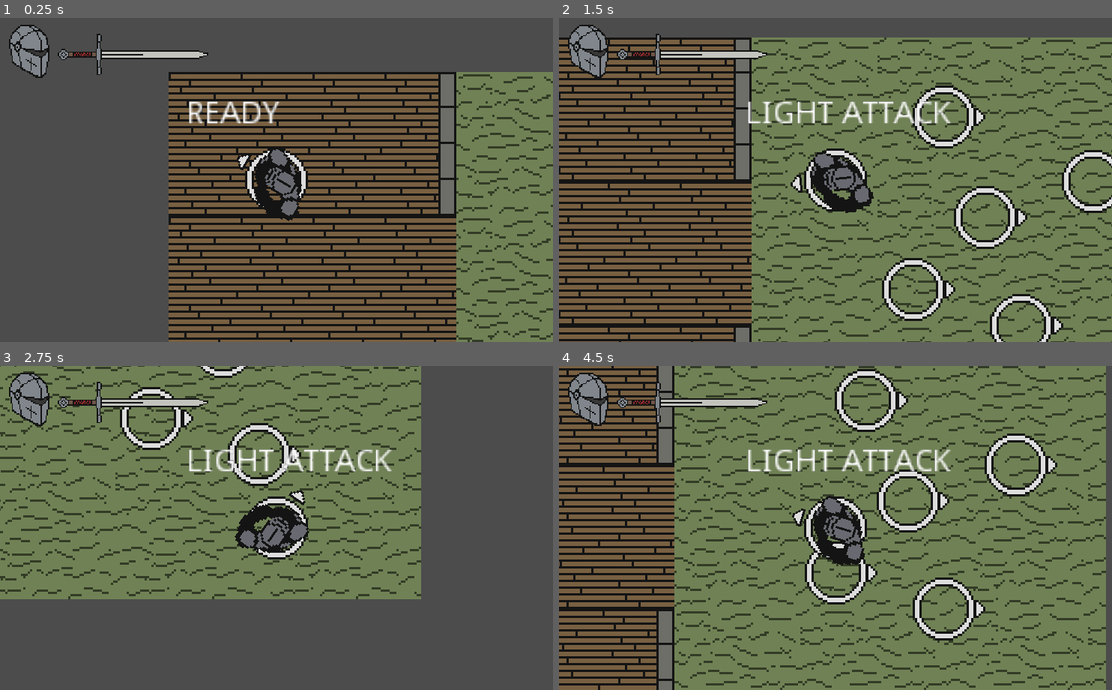
Above: before the commit, frames 1-4 (two rows, left to right).
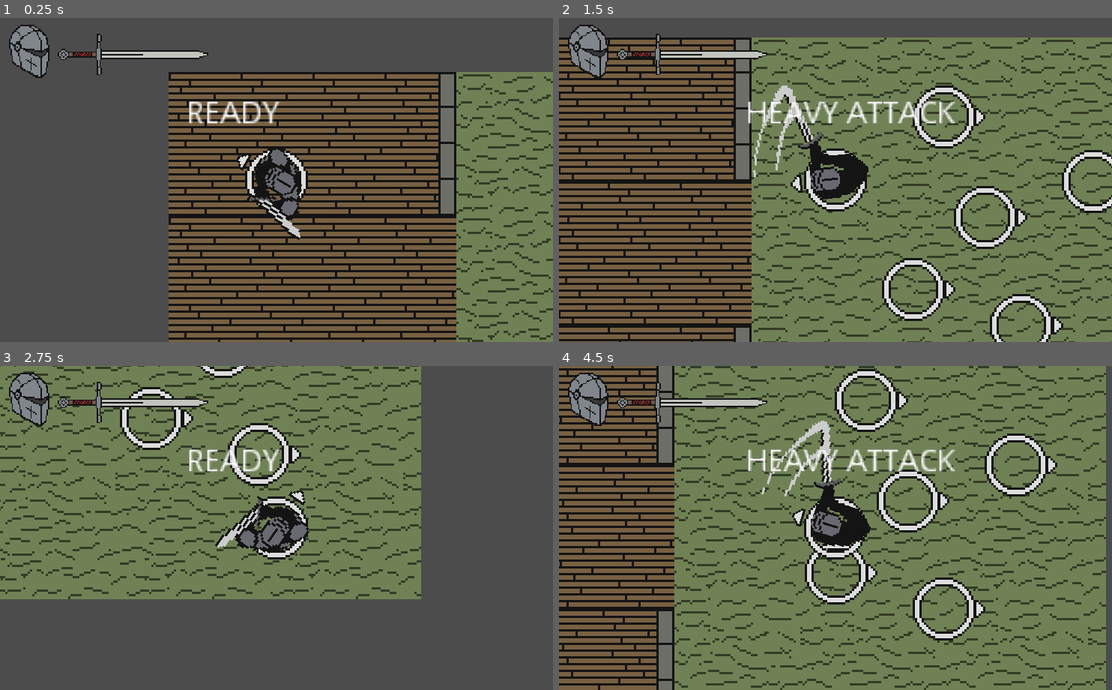
Above: after the commit, the same moments.

Repository: BGuerrero825/Slasher
Game: Godot game, scene res://Base.tscn
The game is run twice, just before and just after one commit, with the same random seed, the same clock (stepped at 60 frames per second) and the same inputs.
Inputs (mouse positions are in pixels of both pictures, inside the frame that each line leads up to):
- Up to frame 1 (0.25 s): no input
- Up to frame 2 (1.5 s): tap Enter at 0.5 s; move the mouse to (957, 163) at 0.52 s; press the mouse at (957, 163) at 0.53 s; hold D (move_right) 0.53-1.28 s; move the mouse to (724, 196) at 1.27 s; release the mouse at (724, 196) at 1.28 s; hold S (move_down) from 1.28 s (still down); click (724, 196) at 1.35 s
- Up to frame 3 (2.75 s): move the mouse to (331, 456) at 2.02 s; release S (move_down) at 2.03 s; hold D (move_right) from 2.03 s (still down); hold Right mouse button (block) from 2.03 s (still down); click (331, 456) at 2.3 s
- Up to frame 4 (4.5 s): move the mouse to (807, 592) at 2.77 s; release D (move_right) at 2.78 s; release Right mouse button (block) at 2.78 s; hold Up (move_up) 2.78-3.53 s; click (807, 592) at 2.85 s; move the mouse to (1001, 576) at 3.52 s; press the mouse at (1001, 576) at 3.53 s; hold A (move_left) from 3.53 s (still down); move the mouse to (669, 479) at 4.27 s; release the mouse at (669, 479) at 4.28 s; right-click (669, 479) at 4.35 s

The runs differ from the first frame. In frame 1, 0.2% of the frame differs, in the area x 44-55%, y 54-69%; in frame 2, 3.0%, in the area x 34-72%, y 20-61%; in frame 3, 1.5%; in frame 4, 3.0%.

Commit message:
animation keyframes

Diff:
--- a/code/player.gd
+++ b/code/player.gd
@@ -5,13 +5,14 @@
 export var MAX_SPEED = 150
 export var ACCELERATION = 1000
 export var FRICTION = 750
-export var HEAVY_ATTACK_DELAY = 1.0
-export var ATTACK_COOLDOWN_TIME = 1.0
+export var HEAVY_ATTACK_DELAY = 0.2
+export var ATTACK_COOLDOWN_TIME = 0.25
 var attack_cooldown = 0.0
 var attack_delay = 0.0
 var velocity = Vector2.ZERO
 var mouse_angle = 0.0
 onready var center = $center
+onready var animation = $center/AnimationPlayer
 #onready var sprite = $center/sprite
 #onready var hitbox = $center/hitbox
 #onready var hitbox_collision_shape = $center/hitbox/CollisionShape2D
@@ -27,20 +28,25 @@
 func _process(delta):
 
 	# COMBAT CODE
-	print(attack_cooldown)
+	#print(attack_cooldown)
 #	attack_cooldown -= delta
 	if attack_cooldown < 0:  # not in cooldown
 		if Input.is_action_pressed("attack"):
 			attack_delay += delta
+			if attack_delay > HEAVY_ATTACK_DELAY:
+				animation.play("Windup")
 		elif Input.is_action_just_released("attack"):
-			print(attack_delay)
+			#print(attack_delay)
 			if attack_delay > HEAVY_ATTACK_DELAY:
 				$Label.text = 'HEAVY ATTACK'
+				animation.play("Heavy")
 			else:
 				$Label.text = 'LIGHT ATTACK'
+				animation.play("Light")
 			attack_cooldown = ATTACK_COOLDOWN_TIME
 		else:
 			$Label.text = 'READY'
+			animation.play("Idle")
 			attack_delay = 0
 	else:  # in cooldown
 
--- a/objects/player.tscn
+++ b/objects/player.tscn
@@ -1,8 +1,9 @@
-[gd_scene load_steps=8 format=2]
+[gd_scene load_steps=13 format=2]
 
 [ext_resource path="res://art/knight_1.png" type="Texture" id=1]
 [ext_resource path="res://art/direction_indicator.png" type="Texture" id=2]
 [ext_resource path="res://art/character_plate.png" type="Texture" id=3]
+[ext_resource path="res://art/longsword_1.png" type="Texture" id=4]
 [ext_resource path="res://code/player.gd" type="Script" id=5]
 
 [sub_resource type="RectangleShape2D" id=1]
@@ -10,6 +11,162 @@
 
 [sub_resource type="RectangleShape2D" id=2]
 extents = Vector2( 16, 24 )
+
+[sub_resource type="Animation" id=5]
+resource_name = "Heavy"
+tracks/0/type = "value"
+tracks/0/path = NodePath("character:frame")
+tracks/0/interp = 1
+tracks/0/loop_wrap = true
+tracks/0/imported = false
+tracks/0/enabled = true
+tracks/0/keys = {
+"times": PoolRealArray( 0 ),
+"transitions": PoolRealArray( 1 ),
+"update": 1,
+"values": [ 3 ]
+}
+tracks/1/type = "value"
+tracks/1/path = NodePath("character/weapon:position")
+tracks/1/interp = 1
+tracks/1/loop_wrap = true
+tracks/1/imported = false
+tracks/1/enabled = true
+tracks/1/keys = {
+"times": PoolRealArray( 0 ),
+"transitions": PoolRealArray( 1 ),
+"update": 0,
+"values": [ Vector2( 29, -12 ) ]
+}
+tracks/2/type = "value"
+tracks/2/path = NodePath("character/weapon:frame")
+tracks/2/interp = 1
+tracks/2/loop_wrap = true
+tracks/2/imported = false
+tracks/2/enabled = true
+tracks/2/keys = {
+"times": PoolRealArray( 0 ),
+"transitions": PoolRealArray( 1 ),
+"update": 1,
+"values": [ 3 ]
+}
+
+[sub_resource type="Animation" id=4]
+resource_name = "Idle"
+tracks/0/type = "value"
+tracks/0/path = NodePath("character:frame")
+tracks/0/interp = 1
+tracks/0/loop_wrap = true
+tracks/0/imported = false
+tracks/0/enabled = true
+tracks/0/keys = {
+"times": PoolRealArray( 0 ),
+"transitions": PoolRealArray( 1 ),
+"update": 1,
+"values": [ 0 ]
+}
+tracks/1/type = "value"
+tracks/1/path = NodePath("character/weapon:position")
+tracks/1/interp = 1
+tracks/1/loop_wrap = true
+tracks/1/imported = false
+tracks/1/enabled = true
+tracks/1/keys = {
+"times": PoolRealArray( 0 ),
+"transitions": PoolRealArray( 1 ),
+"update": 0,
+"values": [ Vector2( -12, 8 ) ]
+}
+tracks/2/type = "value"
+tracks/2/path = NodePath("character/weapon:frame")
+tracks/2/interp = 1
+tracks/2/loop_wrap = true
+tracks/2/imported = false
+tracks/2/enabled = true
+tracks/2/keys = {
+"times": PoolRealArray( 0 ),
+"transitions": PoolRealArray( 1 ),
+"update": 1,
+"values": [ 0 ]
+}
+
+[sub_resource type="Animation" id=6]
+resource_name = "Light"
+tracks/0/type = "value"
+tracks/0/path = NodePath("character:frame")
+tracks/0/interp = 1
+tracks/0/loop_wrap = true
+tracks/0/imported = false
+tracks/0/enabled = true
+tracks/0/keys = {
+"times": PoolRealArray( 0 ),
+"transitions": PoolRealArray( 1 ),
+"update": 1,
+"values": [ 1 ]
+}
+tracks/1/type = "value"
+tracks/1/path = NodePath("character/weapon:position")
+tracks/1/interp = 1
+tracks/1/loop_wrap = true
+tracks/1/imported = false
+tracks/1/enabled = true
+tracks/1/keys = {
+"times": PoolRealArray( 0 ),
+"transitions": PoolRealArray( 1 ),
+"update": 0,
+"values": [ Vector2( 25, -18 ) ]
+}
+tracks/2/type = "value"
+tracks/2/path = NodePath("character/weapon:frame")
+tracks/2/interp = 1
+tracks/2/loop_wrap = true
+tracks/2/imported = false
+tracks/2/enabled = true
+tracks/2/keys = {
+"times": PoolRealArray( 0 ),
+"transitions": PoolRealArray( 1 ),
+"update": 1,
+"values": [ 1 ]
+}
+
+[sub_resource type="Animation" id=7]
+resource_name = "Windup"
+tracks/0/type = "value"
+tracks/0/path = NodePath("character:frame")
+tracks/0/interp = 1
+tracks/0/loop_wrap = true
+tracks/0/imported = false
+tracks/0/enabled = true
+tracks/0/keys = {
+"times": PoolRealArray( 0 ),
+"transitions": PoolRealArray( 1 ),
+"update": 1,
+"values": [ 2 ]
+}
+tracks/1/type = "value"
+tracks/1/path = NodePath("character/weapon:position")
+tracks/1/interp = 1
+tracks/1/loop_wrap = true
+tracks/1/imported = false
+tracks/1/enabled = true
+tracks/1/keys = {
+"times": PoolRealArray( 0 ),
+"transitions": PoolRealArray( 1 ),
+"update": 0,
+"values": [ Vector2( 5, 13 ) ]
+}
+tracks/2/type = "value"
+tracks/2/path = NodePath("character/weapon:frame")
+tracks/2/interp = 1
+tracks/2/loop_wrap = true
+tracks/2/imported = false
+tracks/2/enabled = true
+tracks/2/keys = {
+"times": PoolRealArray( 0 ),
+"transitions": PoolRealArray( 1 ),
+"update": 1,
+"values": [ 2 ]
+}
 
 [sub_resource type="CircleShape2D" id=3]
 
@@ -31,8 +188,17 @@
 texture = ExtResource( 1 )
 vframes = 6
 hframes = 6
+frame = 3
+
+[node name="weapon" type="Sprite" parent="center/character"]
+position = Vector2( 29, -12 )
+texture = ExtResource( 4 )
+vframes = 2
+hframes = 4
+frame = 3
 
 [node name="hitbox" type="Area2D" parent="center"]
+visible = false
 collision_mask = 0
 
 [node name="CollisionShape2D" type="CollisionShape2D" parent="center/hitbox"]
@@ -41,6 +207,7 @@
 disabled = true
 
 [node name="blockbox" type="Area2D" parent="center"]
+visible = false
 collision_layer = 0
 collision_mask = 0
 
@@ -49,10 +216,18 @@
 shape = SubResource( 2 )
 disabled = true
 
+[node name="AnimationPlayer" type="AnimationPlayer" parent="center"]
+anims/Heavy = SubResource( 5 )
+anims/Idle = SubResource( 4 )
+anims/Light = SubResource( 6 )
+anims/Windup = SubResource( 7 )
+
 [node name="CollisionShape2D" type="CollisionShape2D" parent="."]
+visible = false
 shape = SubResource( 3 )
 
 [node name="hurtbox" type="Area2D" parent="."]
+visible = false
 collision_layer = 0
 collision_mask = 0
 
Binary file changed: art/knight_1.ase
Binary file changed: art/knight_1.png
Binary file added: art/longsword_1.png
Not shown, added: art/longsword_1.png.import
